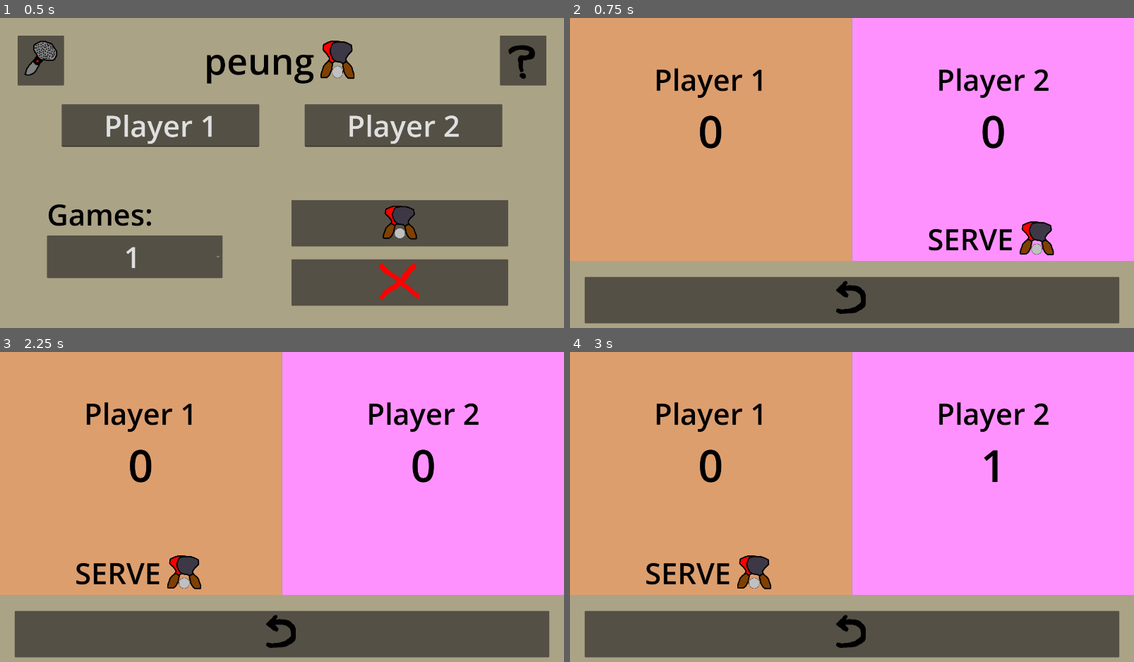
Above: before the commit, frames 1-4 (two rows, left to right).
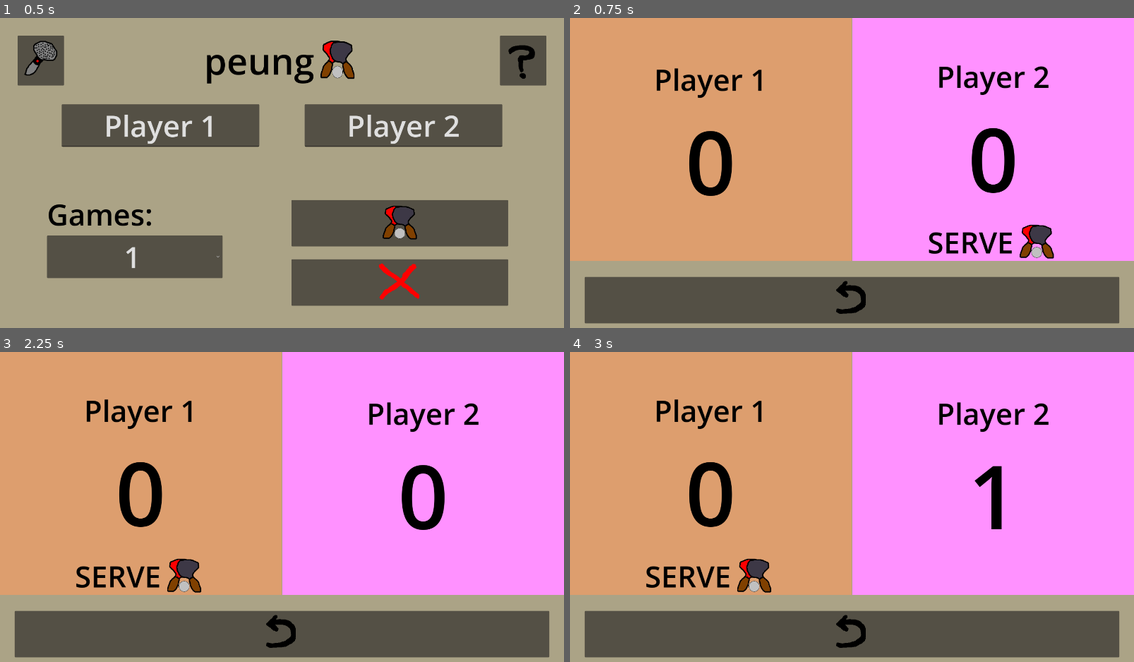
Above: after the commit, the same moments.

Repository: yusufmte/peung-app
Game: Godot game, scene res://scenes/menu.tscn
Same seed, same stepped clock (60 frames per second), same inputs: the game is played once before the commit and once after it.
Inputs (mouse positions are in pixels of both pictures, inside the frame that each line leads up to):
- Up to frame 1 (0.5 s): no input
- Up to frame 2 (0.75 s): click (970, 222) at 0.5 s
- Up to frame 3 (2.25 s): click (282, 634) at 1.25 s; click (400, 556) at 2 s
- Up to frame 4 (3 s): tap Enter at 2.75 s; move the mouse to (976, 494) at 2.77 s; click (976, 494) at 2.85 s

Frame 1 is identical in both runs. In frame 2, 3.4% of the frame differs, in the area x 21-86%, y 15-78%; in frame 3, 3.3%; in frame 4, 2.9%.

Commit message:
increase score font size

Diff:
--- a/scenes/match.tscn
+++ b/scenes/match.tscn
@@ -78,7 +78,7 @@
 [node name="GameScore" type="Label" parent="ColorRect/MarginContainer/VBoxContainer/HBoxContainer/P1ColorRect/P1MarginContainer/P1VBox"]
 layout_mode = 2
 theme_override_colors/font_color = Color(0, 0, 0, 1)
-theme_override_font_sizes/font_size = 150
+theme_override_font_sizes/font_size = 300
 text = "0"
 horizontal_alignment = 1
 
@@ -143,7 +143,7 @@
 [node name="GameScore" type="Label" parent="ColorRect/MarginContainer/VBoxContainer/HBoxContainer/P2ColorRect/P2MarginContainer/P2VBox"]
 layout_mode = 2
 theme_override_colors/font_color = Color(0, 0, 0, 1)
-theme_override_font_sizes/font_size = 150
+theme_override_font_sizes/font_size = 300
 text = "0"
 horizontal_alignment = 1
 
